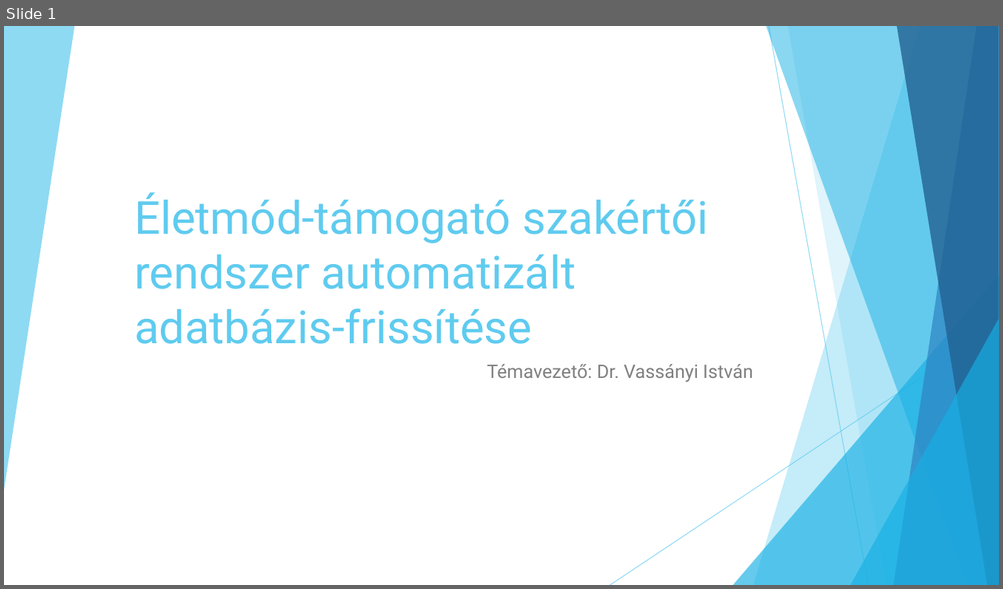
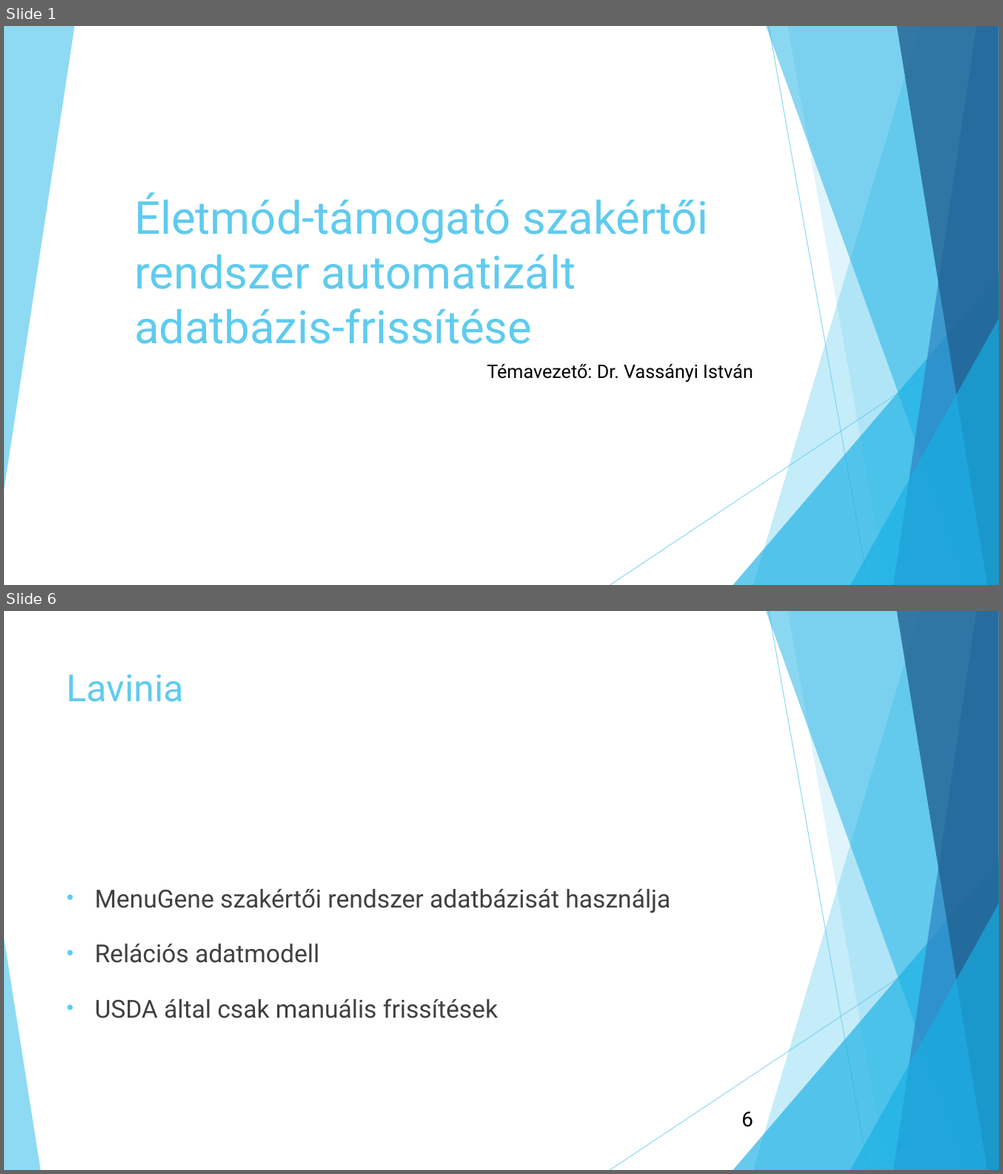
Before and after one commit to tobikjanos/Mernoki_tervezes, a slide deck: 01_MASTER/01_Doc/Szakdolgozat_prezentáció.pptx. Shown one above the other, each under a label of ours: slide 1 before the commit, slides 1 and 6 after it; the slides between them are not shown. The pictures are 1003x589 and 1003x1174 pixels, drawn with LibreOffice and Linux fonts; fonts in the diff are those of the drawing. Boxes give left, top, right and bottom in pixels: in the first picture for what was removed or moved away, otherwise in the second. Text is boxed around its words. In the diff, an @@ line names an element or a change of style, - is before the commit and + after.

```diff
--- a/01_MASTER/01_Doc/Szakdolgozat_prezentáció.pptx
+++ b/01_MASTER/01_Doc/Szakdolgozat_prezentáció.pptx
@@ slide 6 added at box(4, 611, 999, 1170), background #FFFFFF; not listed: 9 template elements that a slide beside it also shows @@
@@ title added at box(67, 674, 184, 702), 36 pt, text #5FCBEF @@
+Lavinia
@@ text added at box(95, 889, 670, 1019), 24 pt, text #404040 @@
+• MenuGene szakértői rendszer adatbázisát használja
+• Relációs adatmodell
+• USDA által csak manuális frissítések
@@ triangle added at box(4, 939, 40, 1170), fill #5FCBEF at 70% opacity @@
@@ page number added at box(741, 1112, 753, 1128), 20 pt, text #000000 @@
+6
@@ slide 1 changed as well @@
@@ subtitle "Témavezető: Dr. Vassányi István" at box(486, 364, 753, 383): text colour #808080 to #000000 @@
```
Also in this commit, not shown: 12 other slides added, 3 other files.
